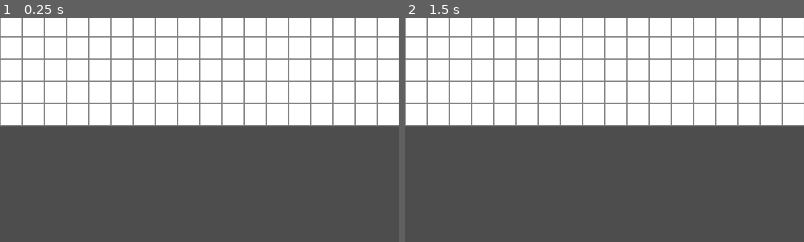
Above: before the commit, frames 1-2 (left to right).
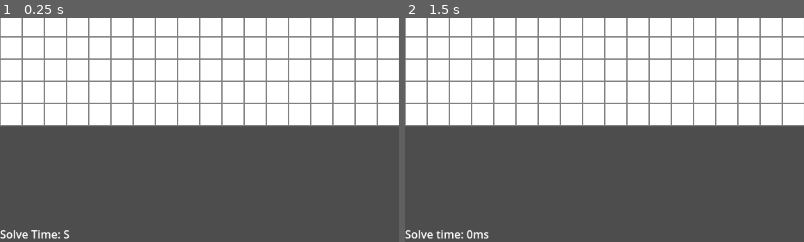
Above: after the commit, the same moments.

Repository: bayowulf/AStarGodot
Game: Godot game, scene res://AStarHandler/astar_tester.tscn
Two runs of this game, one before a commit and one after it. Both use one fixed random seed, a clock stepped at 60 frames per second and the inputs below.
Inputs:
- Up to frame 1 (0.25 s): no input
- Up to frame 2 (1.5 s): click "Solve Maze" at 0.5 s; click "Solve Maze" at 1.25 s
The pictures show only the part of the screen within x 0-50%, y 50-100%; the shares and areas given below are measured in that part.

The runs differ from the first frame. In frame 1, 0.4% of the frame differs, in the area x 0-18%, y 94-99%; in frame 2, 0.4%, in the area x 0-22%, y 94-99%.

Commit message:
Solve time
Added time to solve

Diff:
--- a/AStarAlgorithm/astar.gd
+++ b/AStarAlgorithm/astar.gd
@@ -26,6 +26,7 @@
 	#var visited: Array[Cell]
 	var directions: Array[Vector2]
 	var cachedSolution: PackedVector2Array
+	var solveTime: int
 
 	func _init(movement: movementType) -> void:
 		switch_movement(movement)
@@ -47,8 +48,8 @@
 		var goal: Vector2 = maze.get_end()
 		if (start == goal):
 			print("AStar [ERROR]: Invalid start/end")
-			var totalTime: int = Time.get_ticks_msec() - start_time
-			print("Time taken: " + str(totalTime) + " ms")
+			solveTime = Time.get_ticks_msec() - start_time
+			print("Time taken: " + str(solveTime) + " ms")
 			return []
 
 		var unvisited: Array[Cell] = [Cell.new(start, null)]
@@ -63,8 +64,8 @@
 					cachedSolution.append(nextCell.get_position())
 					nextCell = nextCell.get_previous()
 
-				var totalTime: int = Time.get_ticks_msec() - start_time
-				print("Time taken: " + str(totalTime) + " ms")
+				solveTime = Time.get_ticks_msec() - start_time
+				print("Time taken: " + str(solveTime) + " ms")
 				return cachedSolution
 			var neighbors: Array[Cell] = get_neighbors(unvisited.pop_front(), maze, visited)
 			unvisited.append_array(neighbors)
@@ -99,6 +100,9 @@
 
 	func clear_cache() -> void:
 		cachedSolution = []
+
+	func get_solve_time() -> int:
+		return solveTime
 
 
 
--- a/AStarHandler/astar_tester.gd
+++ b/AStarHandler/astar_tester.gd
@@ -99,4 +99,5 @@
 
 func solve_maze() -> void:
 	solver.solve_maze(maze)
+	$CanvasLayer/SolveTime.text = "Solve time: " + str(solver.get_solve_time()) + "ms"
 	queue_redraw()
--- a/AStarHandler/astar_tester.tscn
+++ b/AStarHandler/astar_tester.tscn
@@ -20,4 +20,13 @@
 text = "Solve Maze"
 metadata/_edit_use_anchors_ = true
 
+[node name="SolveTime" type="Label" parent="CanvasLayer"]
+anchors_preset = 2
+anchor_top = 1.0
+anchor_bottom = 1.0
+offset_top = -23.0
+offset_right = 92.0
+grow_vertical = 0
+text = "Solve Time: S"
+
 [connection signal="button_down" from="CanvasLayer/SolveMaze" to="." method="solve_maze"]
--- a/AStarHandler/main.tscn
+++ b/AStarHandler/main.tscn
@@ -5,5 +5,3 @@
 [node name="Main" type="Node"]
 
 [node name="Maze" parent="." instance=ExtResource("1_1k5ln")]
-gridSize = Vector2(30, 15)
-tileSize = 32
Not shown, added: export_presets.cfg
